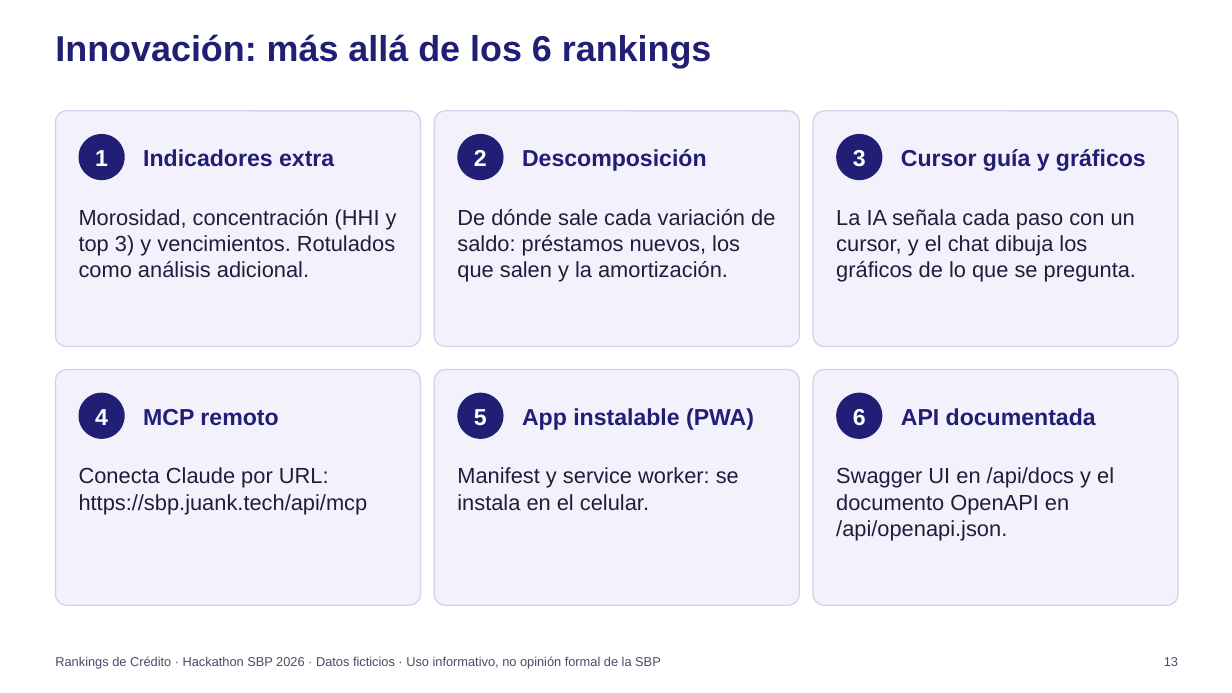
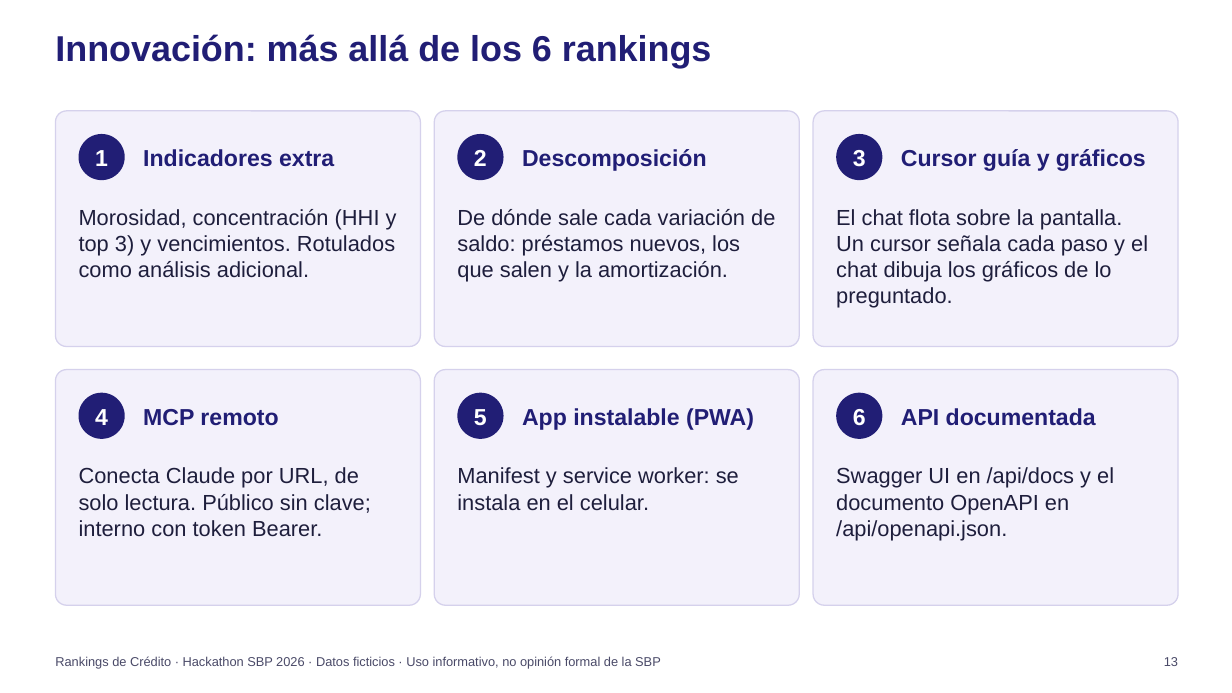
Before and after one commit to JuanKsPty/hackathon-sbp, a slide deck: slide 13 of presentacion/deck.pptx. Drawn at 1232x693 pixels with LibreOffice and Linux fonts; fonts in the diff are those of the drawing; background and template pictures are left out. Boxes give left, top, right and bottom in pixels: in the first picture for what was removed or moved away, otherwise in the second. Text is boxed around its words. In the diff, an @@ line names an element or a change of style, - is before the commit and + after.

```diff
--- a/presentacion/deck.pptx
+++ b/presentacion/deck.pptx
@@ text at <box>836,209,1148,308</box>: text changed @@
-La IA señala cada paso con un cursor, y el chat dibuja los gráficos de lo que se pregunta.
+El chat flota sobre la pantalla. Un cursor señala cada paso y el chat dibuja los gráficos de lo preguntado.
@@ text at <box>79,467,371,537</box>: text changed @@
-Conecta Claude por URL: https://sbp.juank.tech/api/mcp
+Conecta Claude por URL, de solo lectura. Público sin clave; interno con token Bearer.
```
Also in this commit, not shown: 7 other slides changed, 1 other file.
